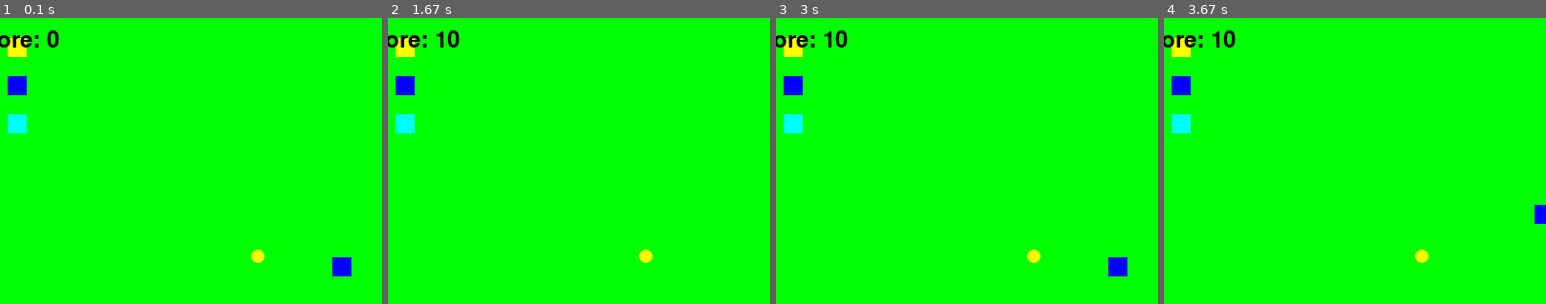
Above: before the commit, frames 1-4 (left to right).
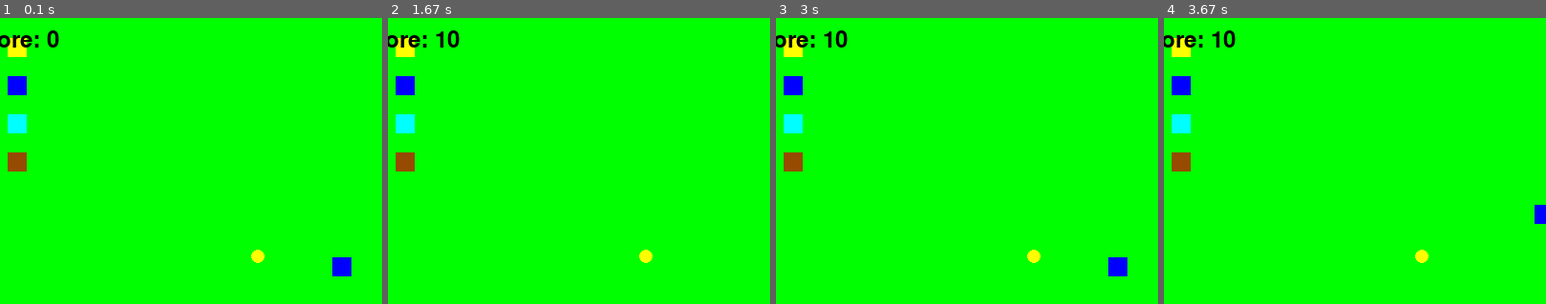
Above: after the commit, the same moments.

Repository: TrentChip38/MazeGame
Game: pygame game, started from pygameMaze7.py
The game is run twice, just before and just after one commit, with the same random seed, the same clock (stepped at 60 frames per second) and the same inputs.
Inputs:
- Up to frame 1 (0.1 s): no input
- Up to frame 2 (1.67 s): hold Right 0.33-0.8 s; hold Up 0.83-1.13 s; hold Right 1.17-1.63 s
- Up to frame 3 (3 s): hold Left 1.67-2.2 s; hold Down 2.23-2.53 s; hold Left 2.57-2.97 s
- Up to frame 4 (3.67 s): hold Up 3-3.37 s; hold Right from 3.4 s (still down)
The pictures show only the part of the screen within x 5-55%, y 6-56%; the shares and areas given below are measured in that part.

The runs differ from the first frame. In frame 1, 0.3% of the frame differs, in the area x 2-7%, y 47-54%; in frame 2, 0.3%; in frame 3, 0.3%; in frame 4, 0.3%.

Commit message:
Added vision*2 power, and fixed big maze, and added cheap super speed after maze

Diff:
--- a/Colors.py
+++ b/Colors.py
@@ -13,3 +13,4 @@
 ORANGE = (255, 127, 0)
 XENO = (127, 40, 100)
 NAVY = (27, 40, 100)
+BROWN = (150, 75, 0)
--- a/Level.py
+++ b/Level.py
@@ -57,6 +57,8 @@
         "shop_1": {"pos": [50, 60], "addpower": "extralife1", "cost": 100,"color": C.YELLOW, "size": 20},
         "shop_2": {"pos": [50, 100], "addpower": "speedboost1", "cost": 100, "color": C.BLUE, "size": 20},
         "shop_3": {"pos": [50, 140], "addpower": "speedboost10", "cost": 2000, "color": C.CYAN, "size": 20},
+        "shop_4": {"pos": [50, 180], "addpower": "vision4", "cost": 500, "color": C.BROWN, "size": 20},
+        #"shop_5": {"pos": [50, 220], "addpower": "vision8", "cost": 2000, "color": C.CYAN, "size": 20},
     },
     1: {
         "goalN": {"pos": mid_top_goal, "sendtolevel": 11, "sendtopos": bottom_start, "color": C.GREY, "size": bigger_goal_size},
@@ -106,6 +108,7 @@
     1414: {
         "goalS": {"pos": mid_bottom_goal, "sendtolevel": 0, "sendtopos": corner_start, "color": C.GREEN, "size": default_goal_size},
         "goalW": {"pos": mid_right_goal, "sendtolevel": 141, "sendtopos": [20, 290], "color": C.GREY, "size": default_goal_size},
+        "shop_3": {"pos": [250, 400], "addpower": "speedboost10", "cost": 200, "color": C.CYAN, "size": 20},
     },
     21:{
         "goalN": {"pos": mid_top_goal, "sendtolevel": 0, "sendtopos": bottom_start, "color": C.GREEN, "size": default_goal_size},
@@ -280,15 +283,15 @@
     },
     141:{
         (0, 0, 800, 10), (0, 590, 800, 10), (0, 0, 10, 600), (790, 0, 10, 600), (43, 39, 219, 10), (292, 39, 219, 10),
-        (541, 39, 206, 10), (86, 78, 89, 10), (212, 78, 481, 10),               (710, 78, 40, 10), (129, 117, 23, 10), (190, 117, 148, 10),
+        (541, 39, 206, 10), (86, 78, 89, 10), (212, 78, 481, 10),  (710, 78, 40, 10), (129, 117, 23, 10), (190, 117, 148, 10),
         (373, 117, 288, 10), (172, 156, 144, 10), (353, 156, 51, 10), (440, 156, 178, 10), (215, 195, 318, 10), (565, 195, 10, 10),
-        (258, 234, 249, 10), (301, 273, 163, 10),          (498, 273, 40, 10), (43, 548, 219, 10), (292, 548, 219, 10),
+        (258, 234, 249, 10), (301, 273, 163, 10),   (498, 273, 40, 10), (43, 548, 219, 10), (292, 548, 219, 10),
         (541, 548, 206, 10), (86, 512, 183, 10), (307, 512, 150, 10), (495, 512, 209, 10), (129, 473, 153, 10), (319, 473, 316, 10),
         (668, 473, 40, 10), (172, 434, 86, 10), (295, 434, 295, 10), (215, 395, 297, 10), (544, 395, 31, 10),
         (258, 356, 156, 10), (444, 356, 88, 10), (301, 317, 128, 10), (464, 317, 25, 10), (43, 39, 10, 512), (747, 39, 10, 522),
         (86, 78, 10, 434), (704, 78, 10, 444), (129, 117, 10, 356), (661, 117, 10, 366), (172, 156, 10, 278), (618, 156, 10, 288),
         (215, 195, 10, 200), (575, 195, 10, 210), (258, 234, 10, 122), (532, 234, 10, 132), (301, 273, 10, 44), (489, 273, 10, 54),
-        (200, 551, 10, 40), (720, 10, 10, 35)
+        (200, 551, 10, 40), (720, 10, 10, 35), (120, 512, 10, 40), (86, 300, 40, 10),
     },
     1414:{
         (0, 0, 800, 20), (0, 580, 800, 20), (0, 0, 20, 600), (780, 0, 20, 600),# Outer walls
--- a/pygameMaze7.py
+++ b/pygameMaze7.py
@@ -225,9 +225,12 @@
                 speed_boost_toggle = 1
                 player_speed = 10
     #updating speed
-        if "speedboost1" in player_power and speed_boost1_attained == False:
-            player_speed += 1
-            speed_boost1_attained = True
+    if "speedboost1" in player_power and speed_boost1_attained == False:
+        player_speed += 1
+        speed_boost1_attained = True
+    #vision
+    if "vision4" in player_power:
+        vis_radius = 4
 
     # Move player with collision detection
     new_pos = [player_pos[0] + dx, player_pos[1] + dy]
